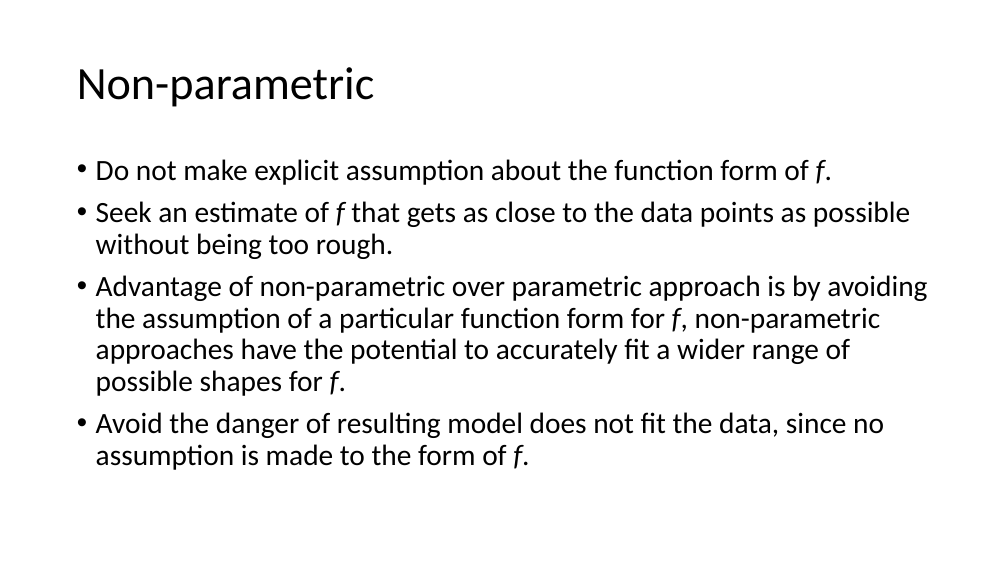
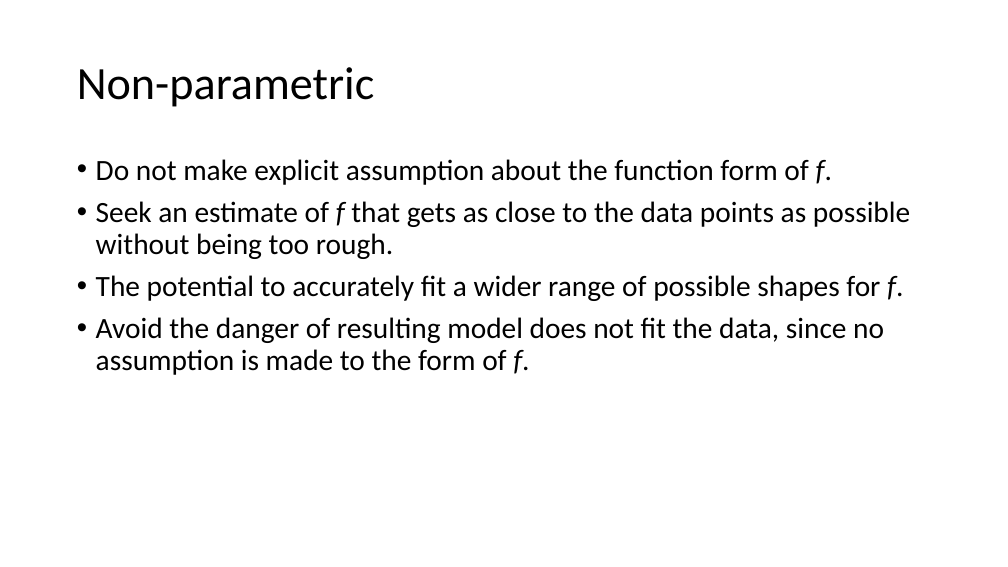
Before and after one commit to TseChapman/PresentationMaterials, a slide deck: slide 16 of Presentation Materials/Chapter 2/Chapter 2 Presentation.pptx (slide 15 before the commit). Drawn at 1008x567 pixels with LibreOffice and Linux fonts; fonts in the diff are those of the drawing. Boxes give left, top, right and bottom in pixels: in the first picture for what was removed or moved away, otherwise in the second. Text is boxed around its words. In the diff, an @@ line names an element or a change of style, - is before the commit and + after.

```diff
--- a/Presentation Materials/Chapter 2/Chapter 2 Presentation.pptx
+++ b/Presentation Materials/Chapter 2/Chapter 2 Presentation.pptx
@@ text at (96, 275, 903, 301): text changed @@
-• Advantage of non-parametric over parametric approach is by avoiding the assumption of a particular function form for f, non-parametric approaches have the potential to accurately fit a wider range of possible shapes for f.
+• The potential to accurately fit a wider range of possible shapes for f.
```
Also in this commit, not shown: 8 other slides changed, 6 slides added, 3 slides removed, 5 other files.
